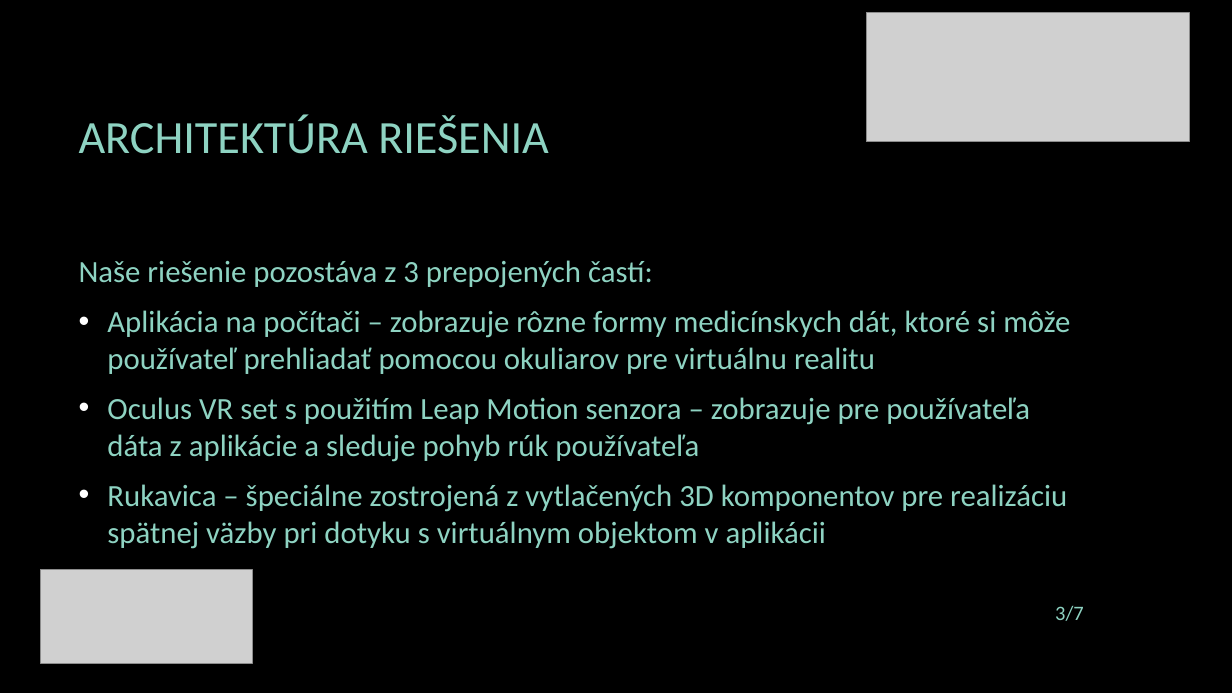
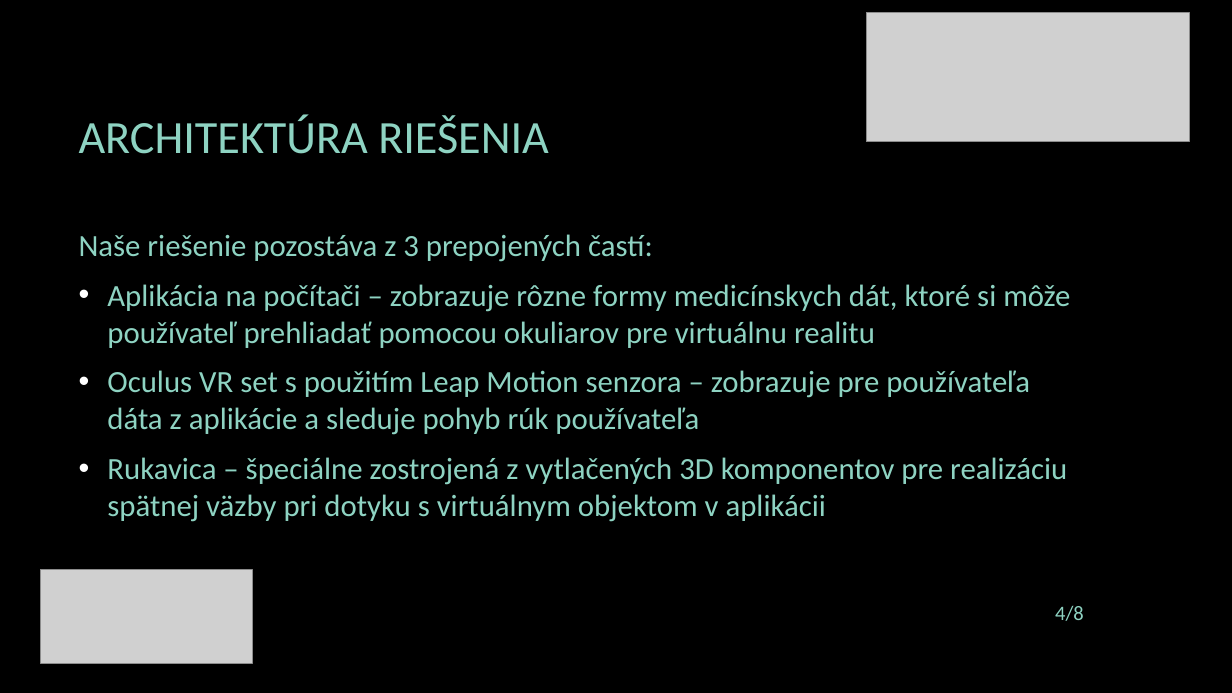
Before and after one commit to rbalaz/liveproject3dglove-, a slide deck: slide 4 of tp_presentation.pptx (slide 3 before the commit). Drawn at 1232x693 pixels with LibreOffice and Linux fonts; fonts in the diff are those of the drawing; grey boxes stand for pictures; background and template pictures are left out. Boxes give left, top, right and bottom in pixels: in the first picture for what was removed or moved away, otherwise in the second. Text is boxed around its words. In the diff, an @@ line names an element or a change of style, - is before the commit and + after.

```diff
--- a/tp_presentation.pptx
+++ b/tp_presentation.pptx
@@ text "Naše riešenie pozostáva z 3 ...": place and size @@
-text "Naše riešenie pozostáva z 3 ..." at (79, 260, 1070, 549)
+text "Naše riešenie pozostáva z 3 ..." at (79, 234, 1070, 522)
@@ page number at (1055, 606, 1084, 621): text changed @@
-3/7
+4/8
```
Also in this commit, not shown: 3 other slides changed, 1 slide added, 1 other file.
